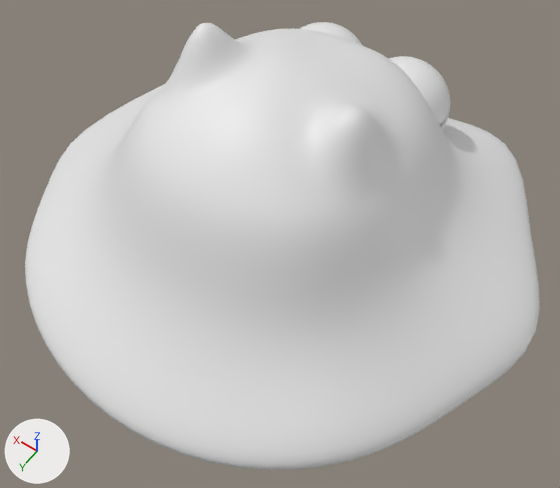
The glTF model public/MrSlime.glb: old version first, new version second.
The view is the same before and after, from a camera (50 mm lens) standing at (-11.6, 15.9, 25.9) and looking at (-1.3, 1.5, 3.2). Arrows for +X, +Y and +Z are at lower left; the lights stay in place. The older version comes first. Where no turn or scale is listed for an object, it has been applied to the vertices.

Objects in the first picture: 'Body.004', 'TopLid.003' and 1 more.
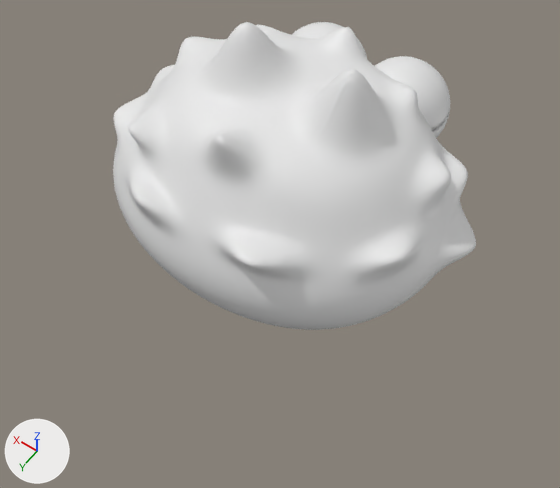
The newer file is also rescaled (x1.289), turned or shifted as a whole; pictures and numbers use the older file's frame.

Boxes (x1, y1, x2, y2) around the edits, measured in the pictures (560 x 488 px):
```json
{"object": "Body.004", "change": "deleted", "before": [25, 22, 540, 470]}
{"object": "Body.005", "change": "added", "after": [113, 22, 476, 330]}
```

Scene script edits in JSON lines:
```json
{"op": "add", "block": "me_cube_006", "code": ["me_cube_006 = bpy.data.meshes.new('Cube.006')", "me_cube_006.from_pydata(...)  # 14052 vertices, 27648 faces; spans x -7.59..7.28, y -5.67..6.07, z -5.15..4.89"]}
{"op": "remove", "block": "ob_body_004", "code": ["ob_body_004 = bpy.data.objects.new('Body.004', me_cube_004)", "ob_body_004.location = (0.0, 0.0, 5.29)"]}
{"op": "add", "block": "ob_body_005", "code": ["ob_body_005 = bpy.data.objects.new('Body.005', me_cube_006)", "ob_body_005.location = (0.25, -1.34, 4.93)"]}
```
